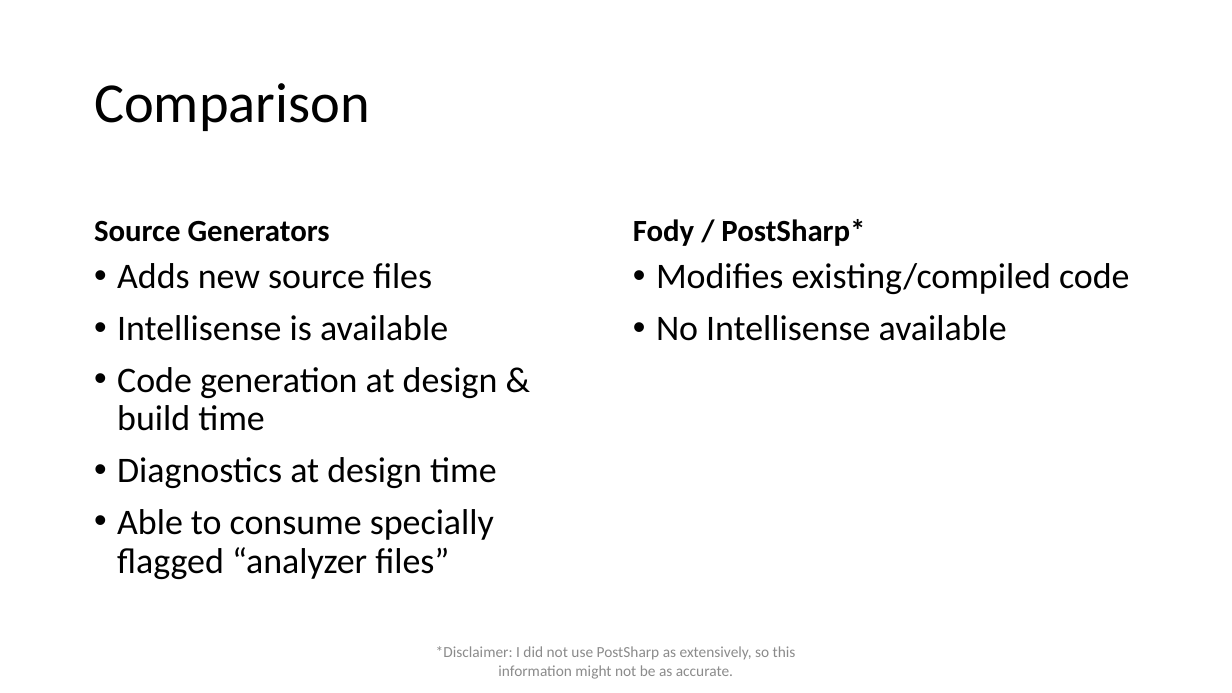
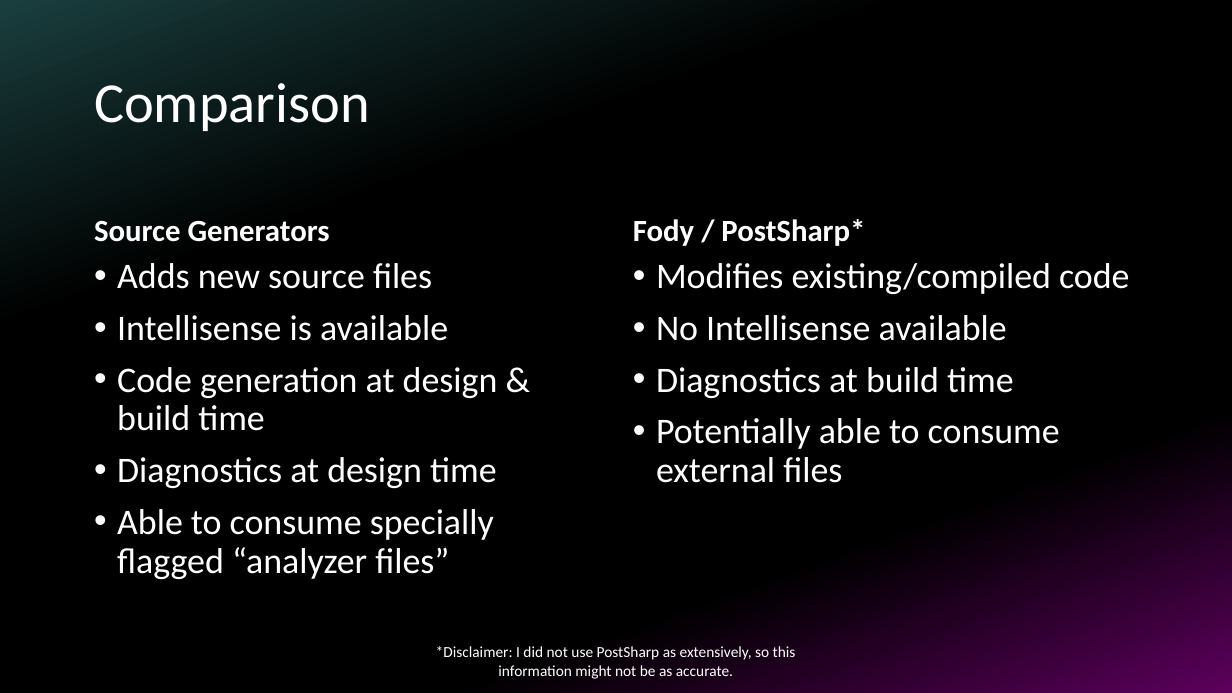
Before and after one commit to bluehands/Higher-order-coding, a slide deck: slide 5 of Presentation.pptx. Drawn at 1232x693 pixels with LibreOffice and Linux fonts; fonts in the diff are those of the drawing. Boxes give left, top, right and bottom in pixels: in the first picture for what was removed or moved away, otherwise in the second. Text is boxed around its words. In the diff, an @@ line names an element or a change of style, - is before the commit and + after.

Commit message:
Update design

```diff
--- a/Presentation.pptx
+++ b/Presentation.pptx
@@ background #FFFFFF to gradient #1A3E3E to #000000 to #5C005C @@
@@ text colour #000000 to #FFFFFF in 4 elements at <box>94,83,370,131</box>, <box>94,220,330,242</box>, <box>117,263,498,579</box>, <box>633,219,865,246</box> @@
@@ text at <box>656,263,1129,341</box>: text colour #000000 to #FFFFFF in "Modifies existing/compiled code", "No Intellisense available" @@
@@ text at <box>656,367,1060,483</box>: paragraphs added @@
+• Diagnostics at build time
+• Potentially able to consume external files
@@ text "*Disclaimer: I did not use ..." at <box>436,646,796,679</box>: text colour #8C8C8C to #FFFFFF @@
```
Also in this commit, not shown: 7 other slides changed.
